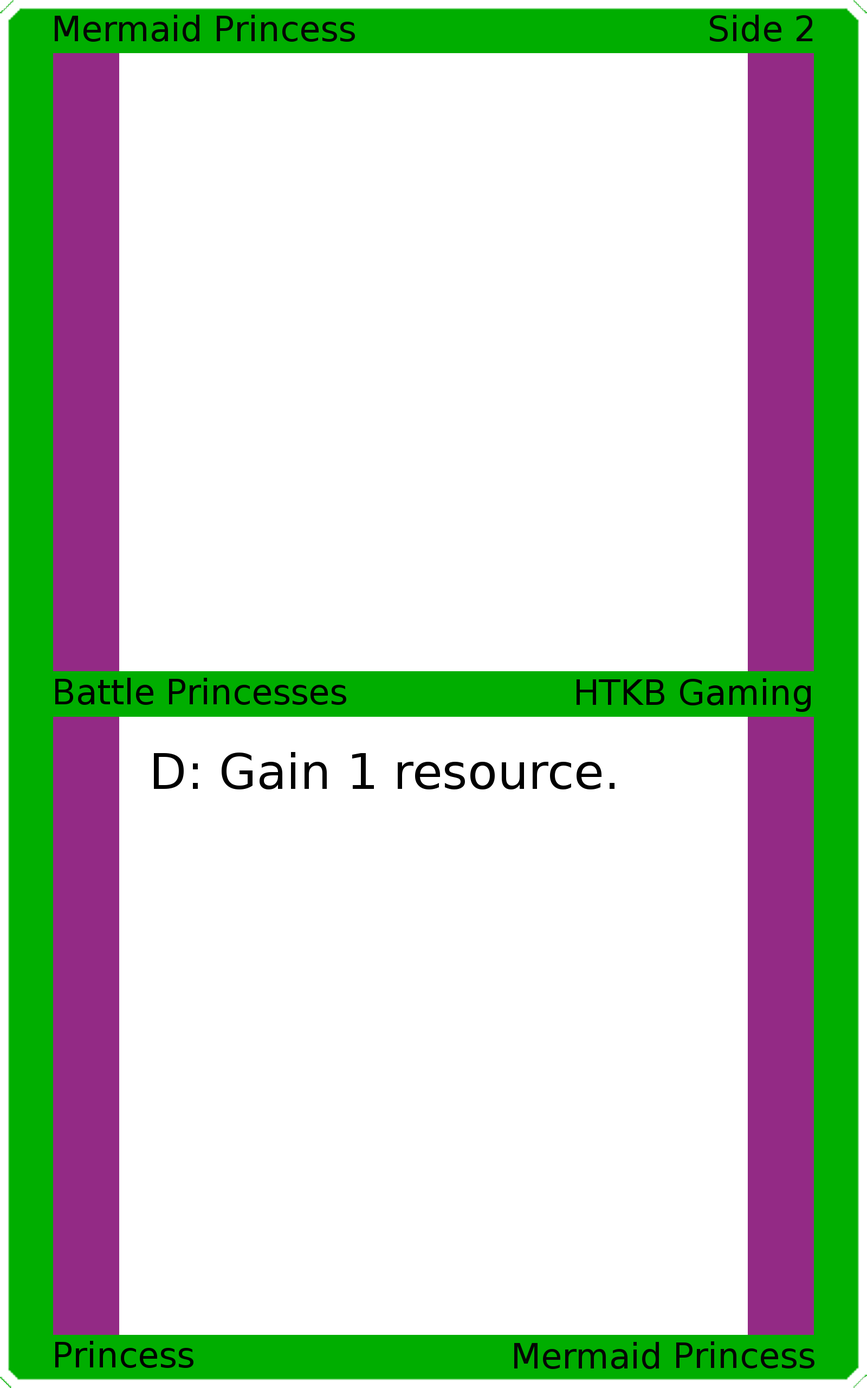
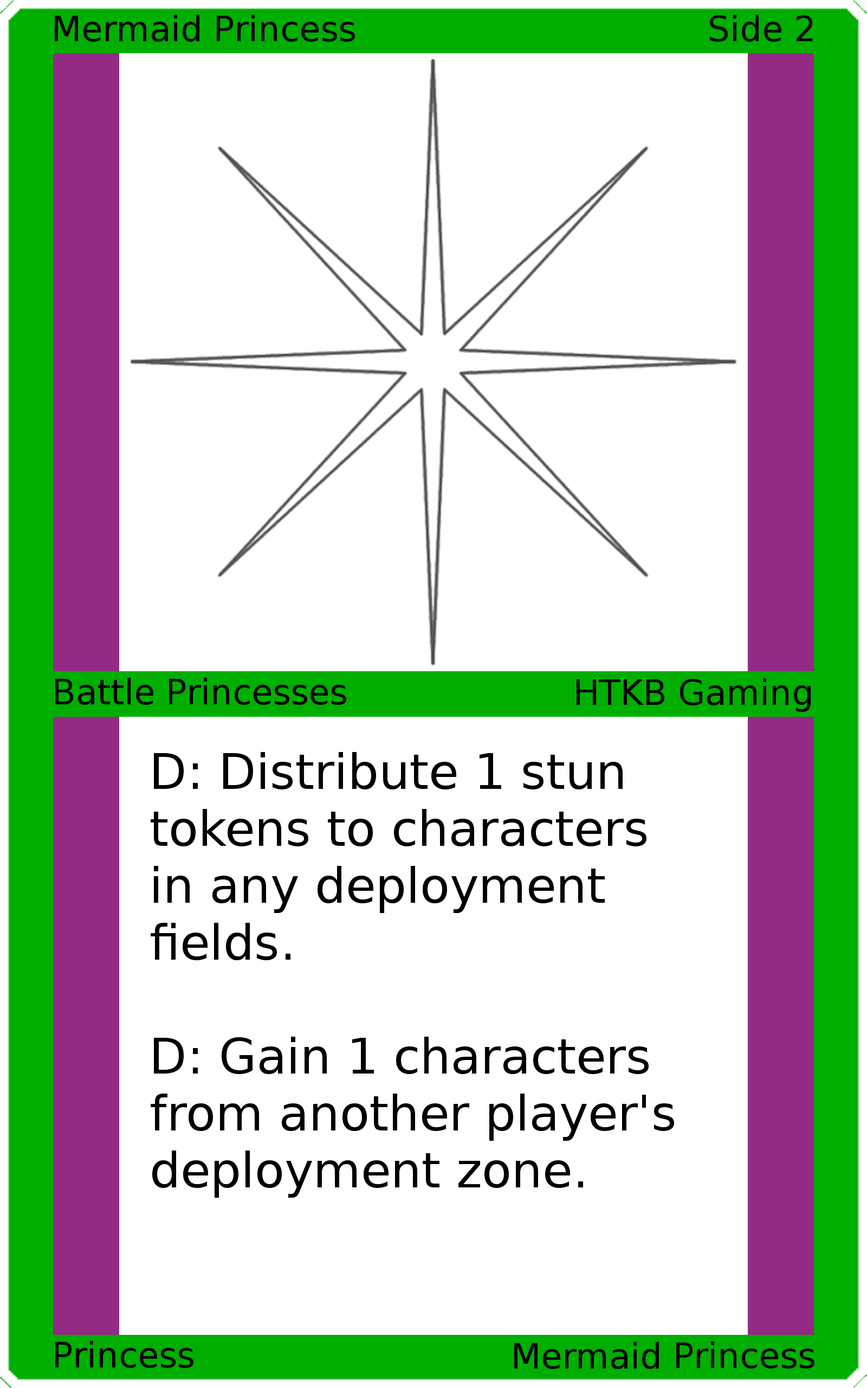
The second 867×1388 image is a revision of the first. Changes to its layers:
painted on "Card Text" over (150, 751, 675, 1198)
added layer "Art" above "Top Background" over (129, 57, 738, 666)
